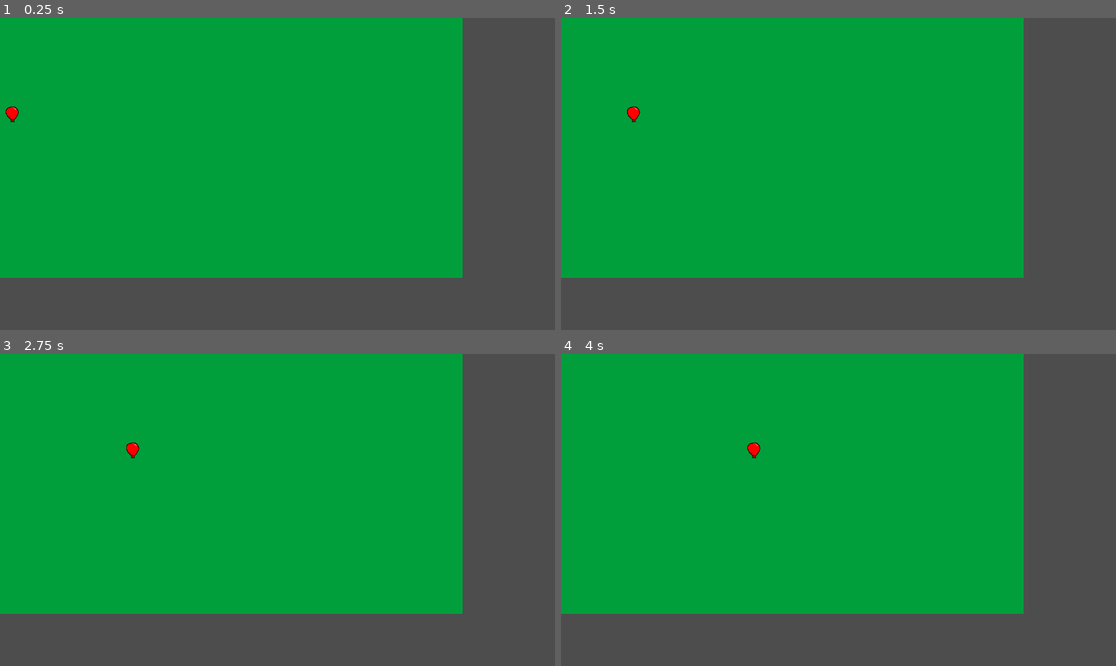
Above: before the commit, frames 1-4 (two rows, left to right).
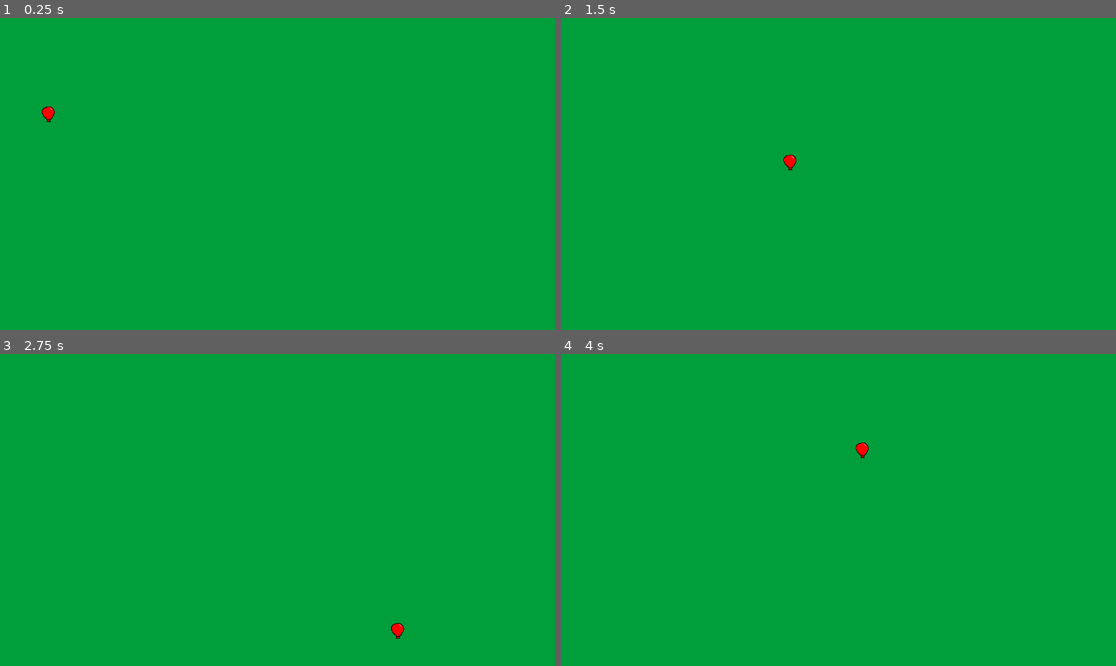
Above: after the commit, the same moments.

Repository: twright1999/godot_td
Game: Godot game, scene res://scenes/World.tscn
Same seed, same stepped clock (60 frames per second), same inputs: the game is played once before the commit and once after it.
Inputs:
- Up to frame 1 (0.25 s): no input
- Up to frame 2 (1.5 s): hold Right (ui_right) 0.53-1.28 s; hold Down (ui_down) from 1.28 s (still down)
- Up to frame 3 (2.75 s): release Down (ui_down) at 2.03 s; hold Right (ui_right) from 2.03 s (still down)
- Up to frame 4 (4 s): release Right (ui_right) at 2.78 s; hold Up (ui_up) 2.78-3.53 s; hold Left (ui_left) from 3.53 s (still down)

The runs differ from the first frame. In frame 1, 31% of the frame differs, in the area x 0-100%, y 0-100%; in frame 2, 31%; in frame 3, 31%; in frame 4, 31%.

Commit message:
added keyboard movement to balloon

Diff:
--- a/scenes/World.tscn
+++ b/scenes/World.tscn
@@ -6,6 +6,7 @@
 [node name="World" type="Node2D"]
 
 [node name="Background" type="Sprite2D" parent="."]
+position = Vector2(960, 540)
 texture = ExtResource("1_32lhk")
 
 [node name="RedBalloon" parent="." instance=ExtResource("2_7g83o")]
--- a/scenes/red_balloon.gd
+++ b/scenes/red_balloon.gd
@@ -1,14 +1,16 @@
 extends CharacterBody2D
 
 
-const SPEED = 100
+const SPEED = 500
 
 # Called when the node enters the scene tree for the first time.
 func _ready() -> void:
-	pass # Replace with function body.
+	position = Vector2(100, 200)
 
 
 # Called every frame. 'delta' is the elapsed time since the previous frame.
 func _process(delta: float) -> void:
-	var new_x = position.x + SPEED * delta
-	position = Vector2(new_x,200)
+
+	var movement_vector = Input.get_vector("ui_left", "ui_right", "ui_up", "ui_down")
+
+	position += movement_vector * SPEED * delta
